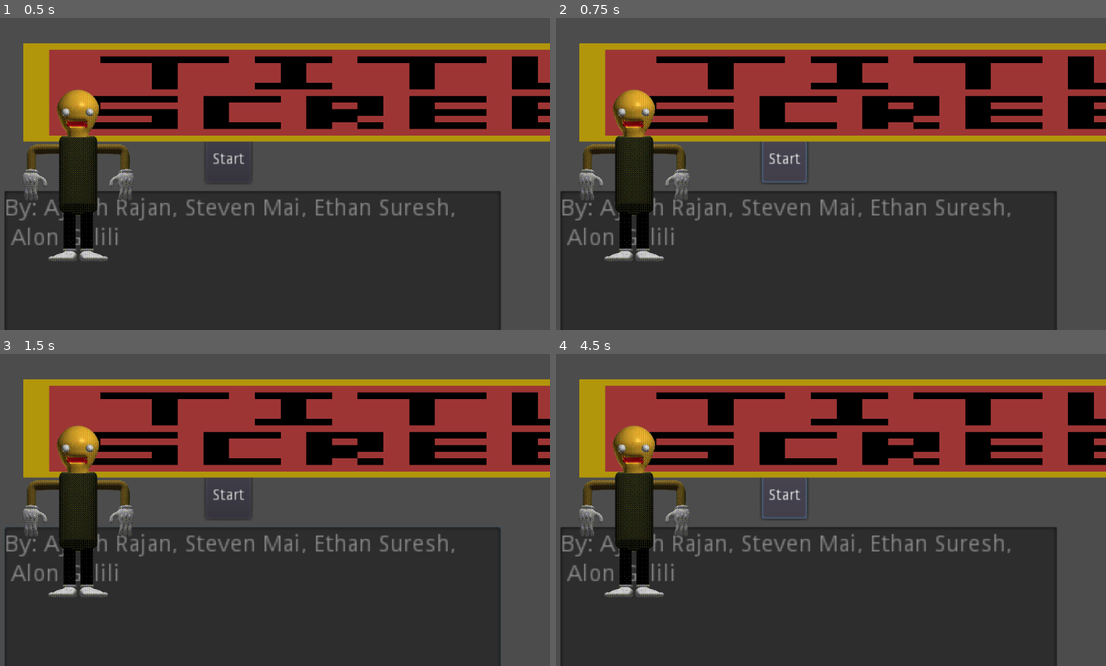
Above: before the commit, frames 1-4 (two rows, left to right).
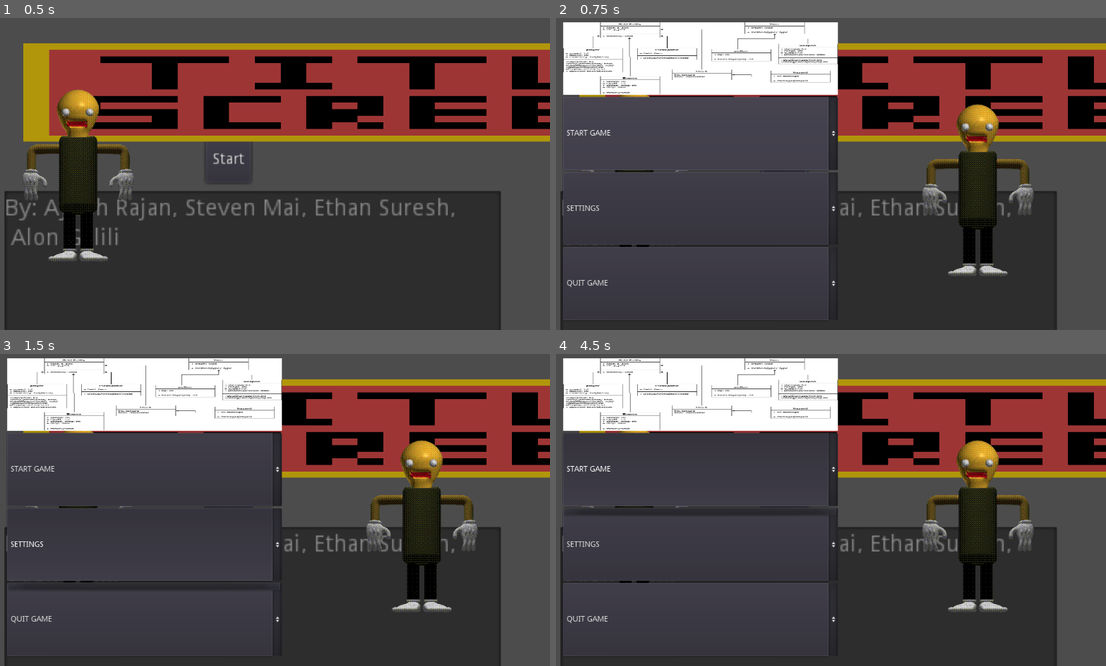
Above: after the commit, the same moments.

Repository: asuradev99/CP2-Group-project
Game: Godot game, scene res://Node2D.tscn
Same seed, same stepped clock (60 frames per second), same inputs: the game is played once before the commit and once after it.
Inputs (mouse positions are in pixels of both pictures, inside the frame that each line leads up to):
- Up to frame 1 (0.5 s): no input
- Up to frame 2 (0.75 s): click "Start" at 0.5 s
- Up to frame 3 (1.5 s): click (143, 544) at 1.25 s, where only the run after the commit has a clickable "SETTINGS"
- Up to frame 4 (4.5 s): click "Start" at 2 s; click (699, 469) at 2.75 s, where only the run after the commit has a clickable "START GAME"; click (699, 469) at 3.5 s, where only the run after the commit has a clickable "START GAME"; click "Start" at 4.25 s

Frame 1 is identical in both runs. In frame 2, 30% of the frame differs, in the area x 1-87%, y 1-97%; in frame 3, 30%; in frame 4, 31%.

Commit message:
bruh

Diff:
--- a/Node2D.tscn
+++ b/Node2D.tscn
@@ -1,10 +1,14 @@
-[gd_scene load_steps=5 format=2]
+[gd_scene load_steps=6 format=2]
+
 [ext_resource path="res://images/title screen placeholder-1.png.png" type="Texture" id=1]
 [ext_resource path="res://images/theTest.webp" type="Texture" id=2]
 [ext_resource path="res://GridEntity2D.gd" type="Script" id=3]
 [ext_resource path="res://sounds/enemy_die.wav" type="AudioStream" id=4]
+[ext_resource path="res://change-to-main-menu.gd" type="Script" id=5]
+
 [node name="StartMenu" type="Node2D"]
 script = ExtResource( 3 )
+
 [node name="Button" type="Button" parent="."]
 margin_left = 400.0
 margin_top = 250.0
@@ -12,23 +16,29 @@
 margin_bottom = 291.0
 rect_scale = Vector2( 2, 2 )
 text = "Start"
+script = ExtResource( 5 )
+
 [node name="AudioStreamPlayer" type="AudioStreamPlayer" parent="Button"]
 stream = ExtResource( 4 )
+
 [node name="TextEdit" type="TextEdit" parent="."]
 margin_left = 35.0
 margin_top = 347.0
 margin_right = 335.0
 margin_bottom = 447.0
 rect_min_size = Vector2( 300, 0 )
- rect_scale = Vector2( 3, 3 )
- text = "By: Ayush Rajan, Steven Mai, Ethan Suresh,
+rect_scale = Vector2( 3, 3 )
+text = "By: Ayush Rajan, Steven Mai, Ethan Suresh,
  Alon Galili"
- readonly = true
+readonly = true
 
- [node name="TitleScreenPlaceholder-1png" type="Sprite" parent="."]
- position = Vector2( 768.75, 162 )
+[node name="TitleScreenPlaceholder-1png" type="Sprite" parent="."]
+position = Vector2( 768.75, 162 )
 scale = Vector2( 46.6406, 11.9375 )
 texture = ExtResource( 1 )
+
 [node name="TheTest" type="Sprite" parent="."]
 position = Vector2( 168, 284 )
 texture = ExtResource( 2 )
+
+[connection signal="pressed" from="Button" to="Button" method="_on_Button_pressed"]
--- /dev/null
+++ b/change-to-main-menu.gd
@@ -0,0 +1,12 @@
+extends Node
+
+var simultaneous_scene = preload("res://main menu or something/gaming.tscn").instance()
+
+func _add_a_scene_manually():
+	# This is like autoloading the scene, only
+	# it happens after already loading the main scene.
+	get_tree().get_root().add_child(simultaneous_scene)
+
+
+func _on_Button_pressed():
+	_add_a_scene_manually() # Replace with function body.
--- /dev/null
+++ b/main menu or something/gaming.tscn
@@ -0,0 +1,67 @@
+[gd_scene load_steps=3 format=2]
+
+[ext_resource path="res://images/theTest.webp" type="Texture" id=1]
+[ext_resource path="res://images/ClassDiagram.png" type="Texture" id=2]
+
+[node name="MarginContainer" type="MarginContainer"]
+anchor_right = 1.0
+anchor_bottom = 1.0
+margin_left = 40.0
+margin_top = 40.0
+margin_right = 17.0
+margin_bottom = -18.0
+
+[node name="HBoxContainer" type="HBoxContainer" parent="."]
+margin_right = 1001.0
+margin_bottom = 542.0
+
+[node name="VBoxContainer" type="VBoxContainer" parent="HBoxContainer"]
+margin_right = 498.0
+margin_bottom = 542.0
+size_flags_horizontal = 3
+size_flags_vertical = 3
+
+[node name="TextureRect" type="TextureRect" parent="HBoxContainer/VBoxContainer"]
+margin_right = 498.0
+margin_bottom = 132.0
+size_flags_horizontal = 7
+size_flags_vertical = 7
+texture = ExtResource( 2 )
+expand = true
+
+[node name="OptionButton" type="OptionButton" parent="HBoxContainer/VBoxContainer"]
+margin_top = 136.0
+margin_right = 498.0
+margin_bottom = 269.0
+size_flags_vertical = 3
+text = "START GAME"
+
+[node name="OptionButton2" type="OptionButton" parent="HBoxContainer/VBoxContainer"]
+margin_top = 273.0
+margin_right = 498.0
+margin_bottom = 405.0
+size_flags_vertical = 3
+text = "SETTINGS"
+
+[node name="OptionButton3" type="OptionButton" parent="HBoxContainer/VBoxContainer"]
+margin_top = 409.0
+margin_right = 498.0
+margin_bottom = 542.0
+size_flags_vertical = 3
+text = "QUIT GAME"
+
+[node name="CenterContainer" type="CenterContainer" parent="HBoxContainer"]
+margin_left = 502.0
+margin_right = 1001.0
+margin_bottom = 542.0
+size_flags_horizontal = 3
+size_flags_vertical = 3
+
+[node name="TextureRect" type="TextureRect" parent="HBoxContainer/CenterContainer"]
+margin_left = 121.0
+margin_top = 79.0
+margin_right = 377.0
+margin_bottom = 463.0
+size_flags_horizontal = 3
+size_flags_vertical = 3
+texture = ExtResource( 1 )
